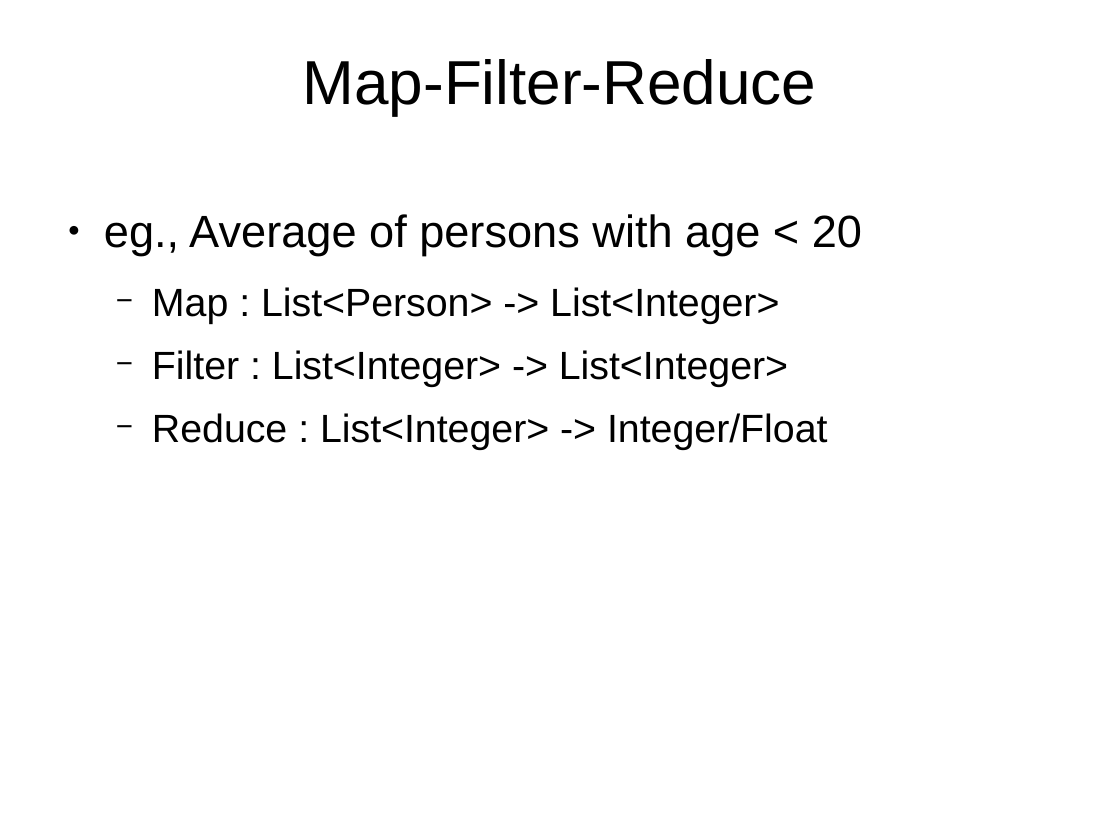
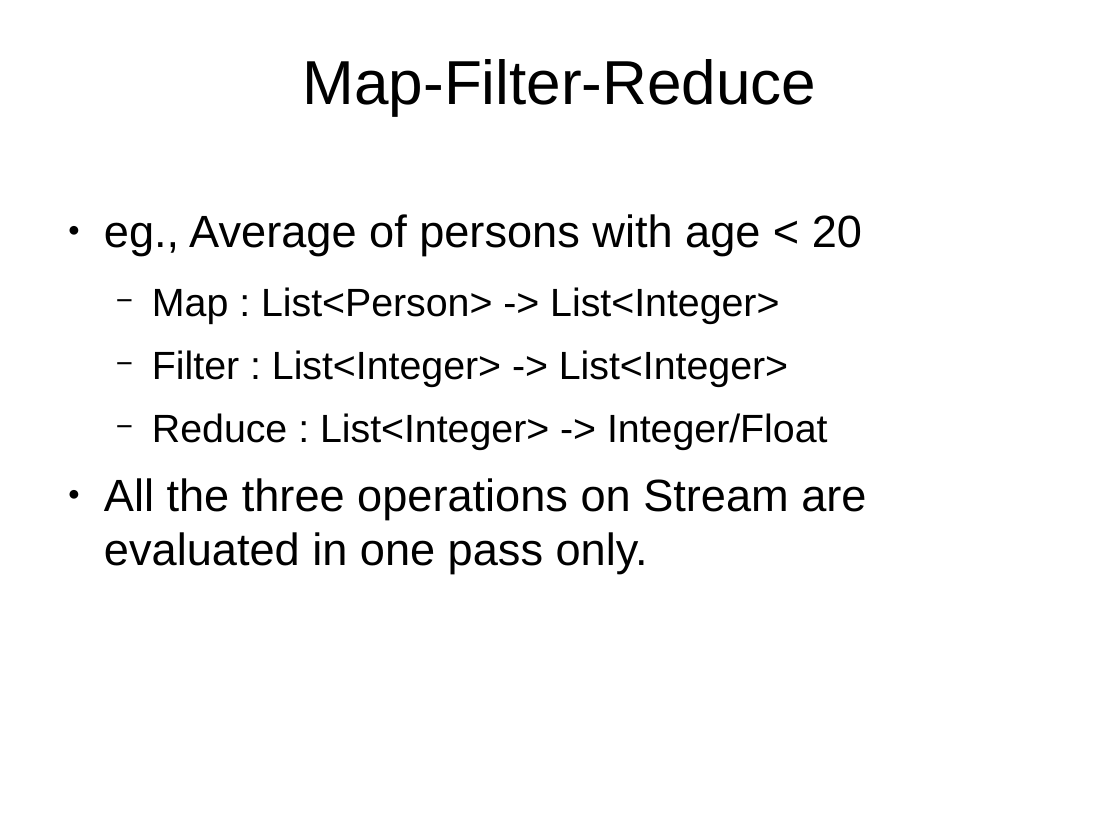
Before and after one commit to shikha-desai/Internship_PreWork, a slide deck: slide 81 of Java/Java_Notes.odp. Drawn at 1120x840 pixels with LibreOffice and Linux fonts; fonts in the diff are those of the drawing; background and template pictures are left out. Boxes give left, top, right and bottom in pixels: in the first picture for what was removed or moved away, otherwise in the second. Text is boxed around its words. In the diff, an @@ line names an element or a change of style, - is before the commit and + after.

```diff
--- a/Java/Java_Notes.odp
+++ b/Java/Java_Notes.odp
@@ text at (x1=104, y1=478, x2=866, y2=574): paragraph added @@
+● All the three operations on Stream are evaluated in one pass only.
```
Also in this commit, not shown: 2 other slides changed, 14 slides added, 1 other file.
